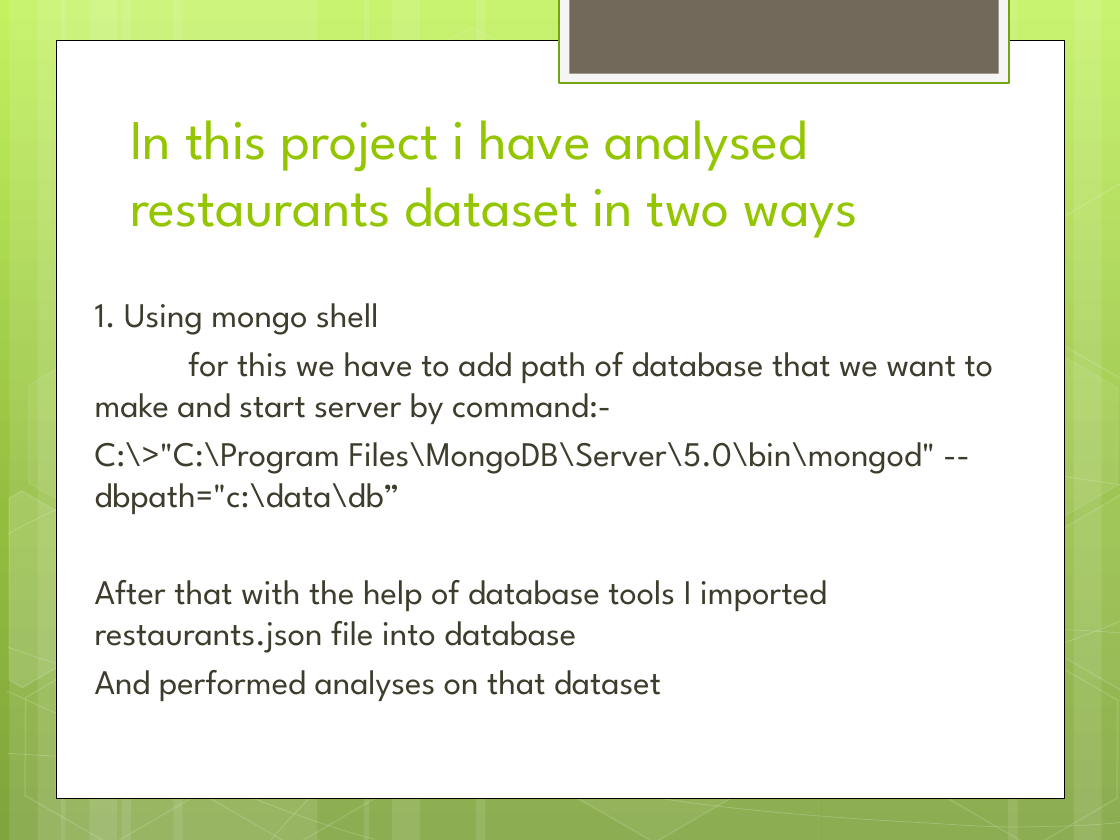
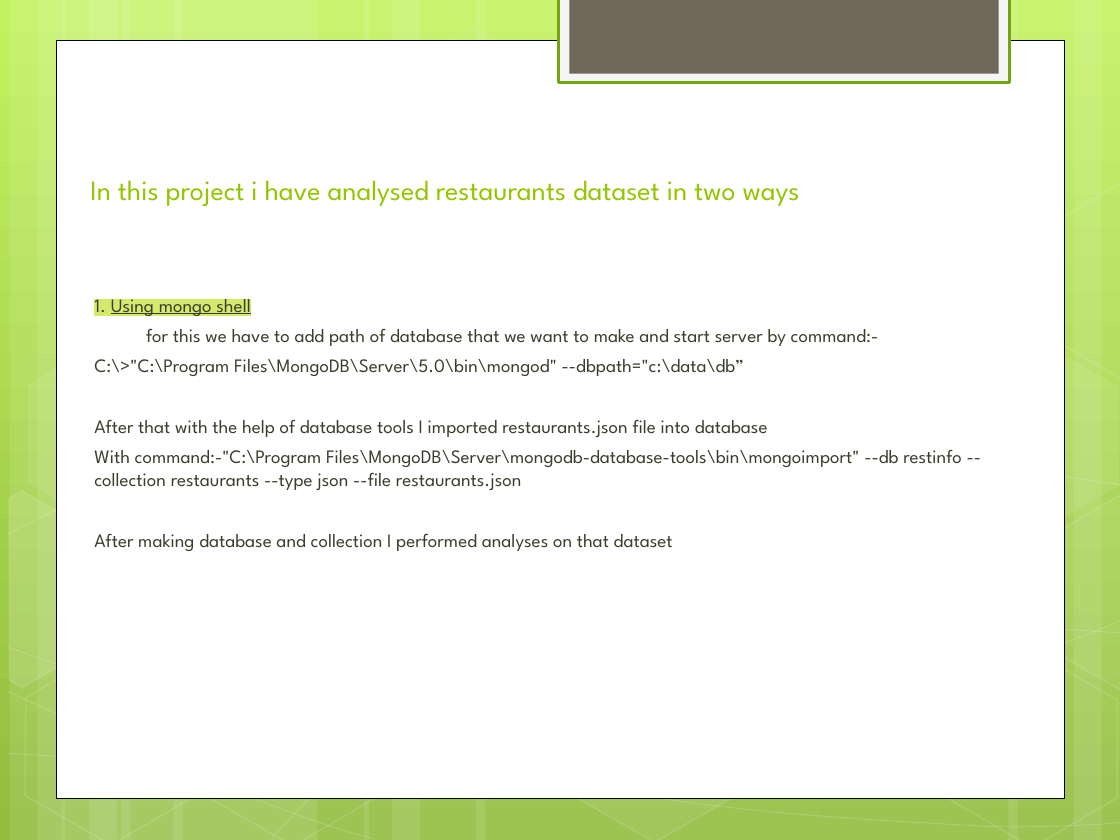
Before and after one commit to Ankit11423/P0_restaurants_mongoDb, a slide deck: slide 3 of P0 MongoDB project.pptm (slide 2 before the commit). Drawn at 1120x840 pixels with LibreOffice and Linux fonts; fonts in the diff are those of the drawing. Boxes give left, top, right and bottom in pixels: in the first picture for what was removed or moved away, otherwise in the second. Text is boxed around its words. In the diff, an @@ line names an element or a change of style, - is before the commit and + after.

Commit message:
ppt edited

```diff
--- a/P0 MongoDB project.pptm
+++ b/P0 MongoDB project.pptm
@@ background gradient #C3F35F to #93BF3F to #81A53E to gradient #C2F25F to #92BD3F @@
@@ rectangle at [56, 40, 1064, 797]: outline #000000 0.5 pt to #000000 0.51 pt @@
@@ text "In this project i have ...": place and size @@
-text "In this project i have ..." at [130, 120, 858, 238]
+text "In this project i have ..." at [90, 180, 800, 206]
@@ text "In this project i have ..." at [90, 180, 800, 206]: size 36 to 18 pt @@
@@ outline #FFFFFF 1 pt to #FFFFFF 0.99 pt in 10 elements at [345, 3, 600, 248], [527, 622, 782, 840], [0, 624, 238, 840], [0, 312, 241, 557], [165, 625, 420, 840], [814, 470, 1069, 715], [905, 627, 1120, 840], [905, 314, 1120, 560], [995, 471, 1120, 694], [995, 158, 1120, 382] @@
@@ text at [94, 292, 879, 437]: size 22.2 to 12.2 pt in "1. Using mongo shell", "for this we have to add path ...", "C:\>"C:\Program Files\MongoDB\Server\5.0\bin\mongod" --dbpat ...", "After that with the help of database ..."; highlight none to #D4EA6B in "1. Using mongo shell"; underline on in "Using mongo shell"; indent changed @@
@@ text at [94, 449, 962, 551]: text changed; size 22.2 to 12.2 pt @@
-And performed analyses on that dataset
+With command:-"C:\Program Files\MongoDB\Server\mongodb-database-tools\bin\mongoimport" --db restinfo --collection restaurants --type json --file restaurants.json
+After making database and collection I performed analyses on that dataset
@@ freeform shape at [0, 487, 150, 712]: outline #FFFFFF 1 pt to #FFFFFF 0.99 pt; outline redrawn @@
@@ outline #FFFFFF 0.5 pt to #FFFFFF 0.51 pt in 5 elements at [8, 617, 1120, 762], [8, 424, 1120, 533], [7, 691, 375, 839], [8, 647, 1120, 829], [271, 628, 1120, 839] @@
```
Also in this commit, not shown: 2 other slides changed, 1 slide added.
